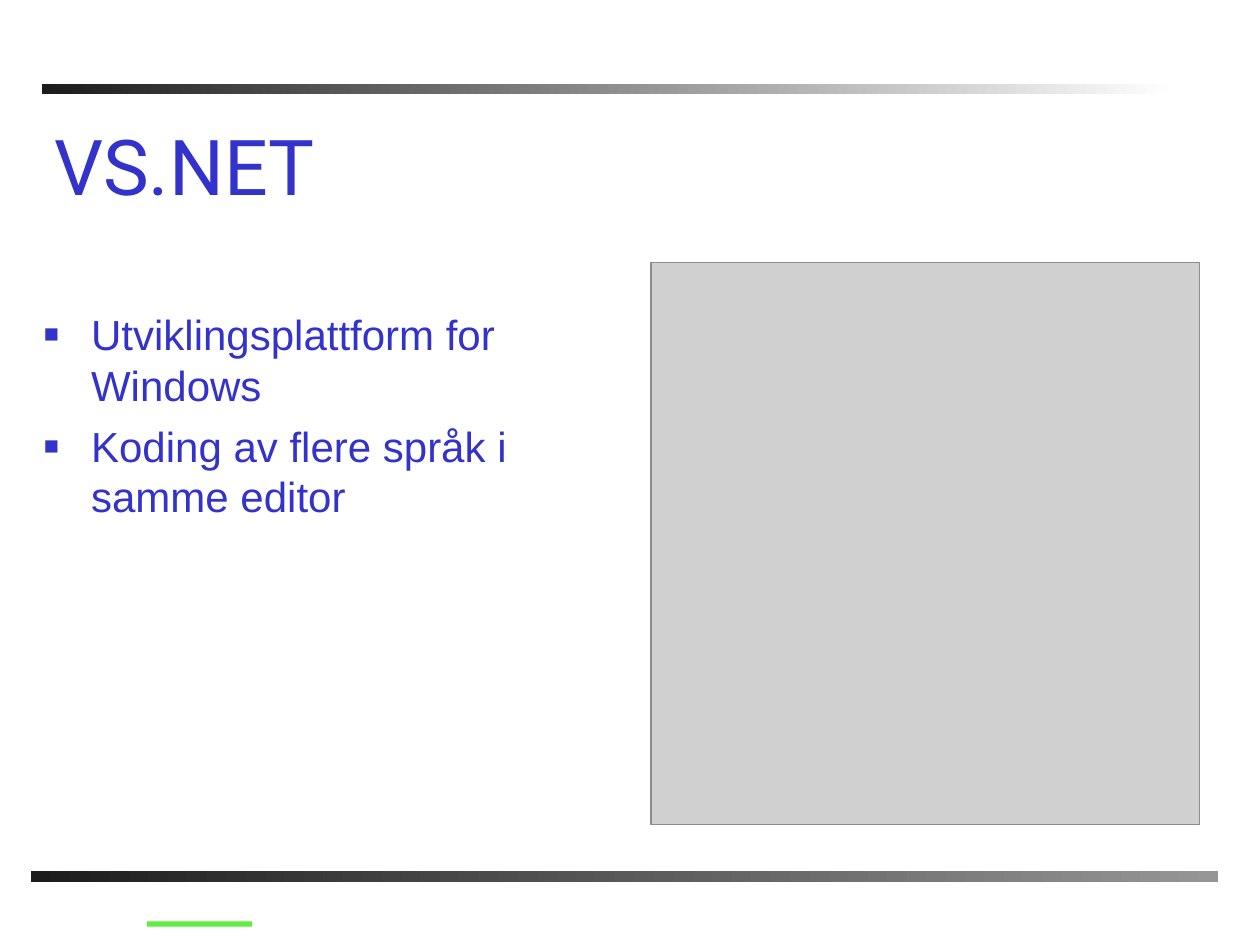
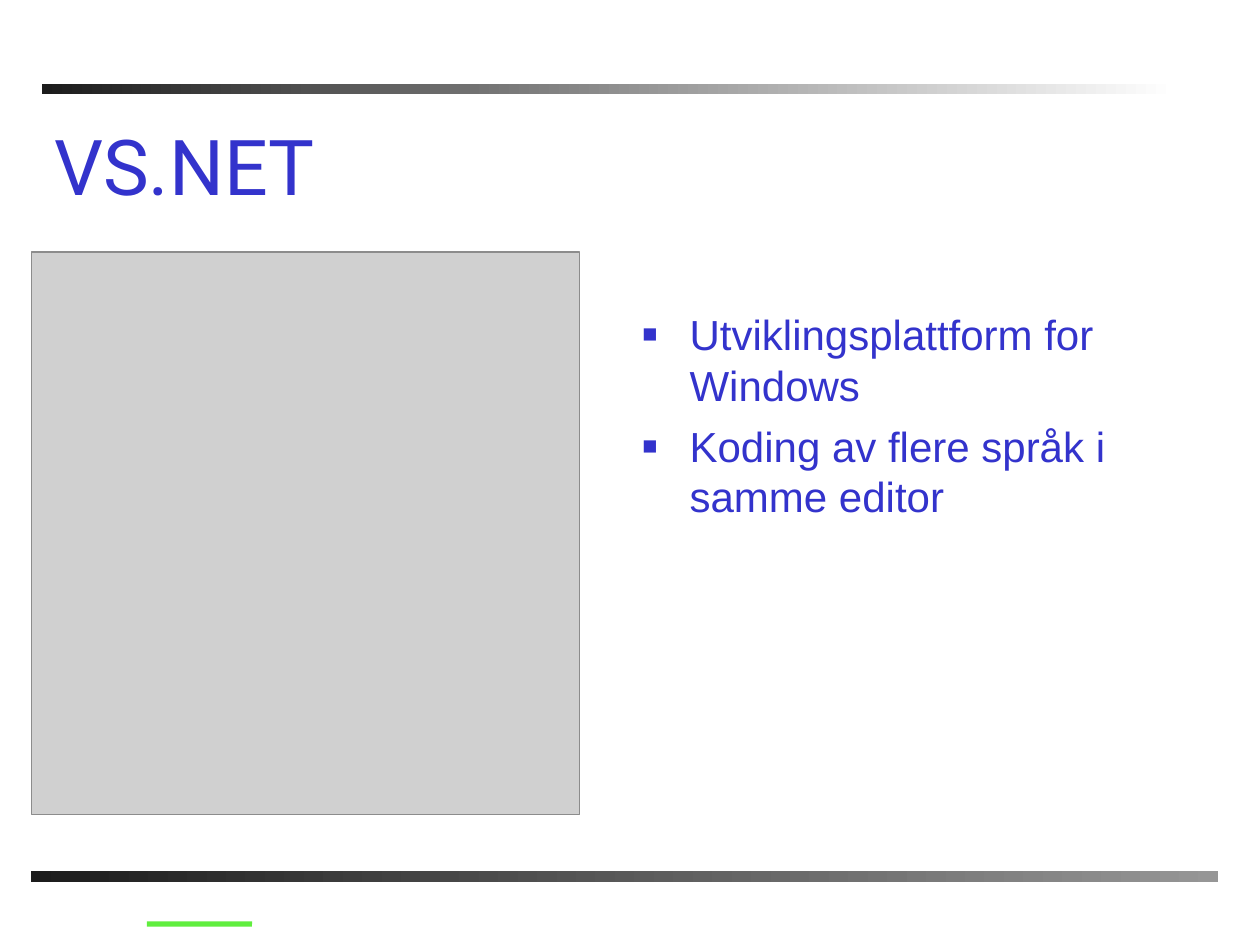
Before and after one commit to PhilJollans/AnkhSVN2019, a slide deck: slide 7 of doc/powerpoint/Subversion_addin_for_VS.NET.ppt. Drawn at 1260x945 pixels with LibreOffice and Linux fonts; fonts in the diff are those of the drawing; grey boxes stand for pictures; background and template pictures are left out. Boxes give left, top, right and bottom in pixels: in the first picture for what was removed or moved away, otherwise in the second. Text is boxed around its words. In the diff, an @@ line names an element or a change of style, - is before the commit and + after.

```diff
--- a/doc/powerpoint/Subversion_addin_for_VS.NET.ppt
+++ b/doc/powerpoint/Subversion_addin_for_VS.NET.ppt
@@ picture: place and size @@
-picture at bbox=[651, 262, 1200, 824]
+picture at bbox=[32, 252, 580, 814]
@@ text "Utviklingsplattform for Windows": place and size @@
-text "Utviklingsplattform for Windows" at bbox=[91, 319, 506, 513]
+text "Utviklingsplattform for Windows" at bbox=[690, 319, 1105, 513]
```
Also in this commit, not shown: 6 other slides changed.
